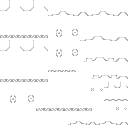
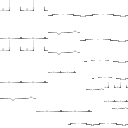
Layer changes from the first 128 × 128 image to the second:
hid "dune" over [0, 0, 128, 126]
showed "wild", painted on it over [0, 0, 128, 126]
